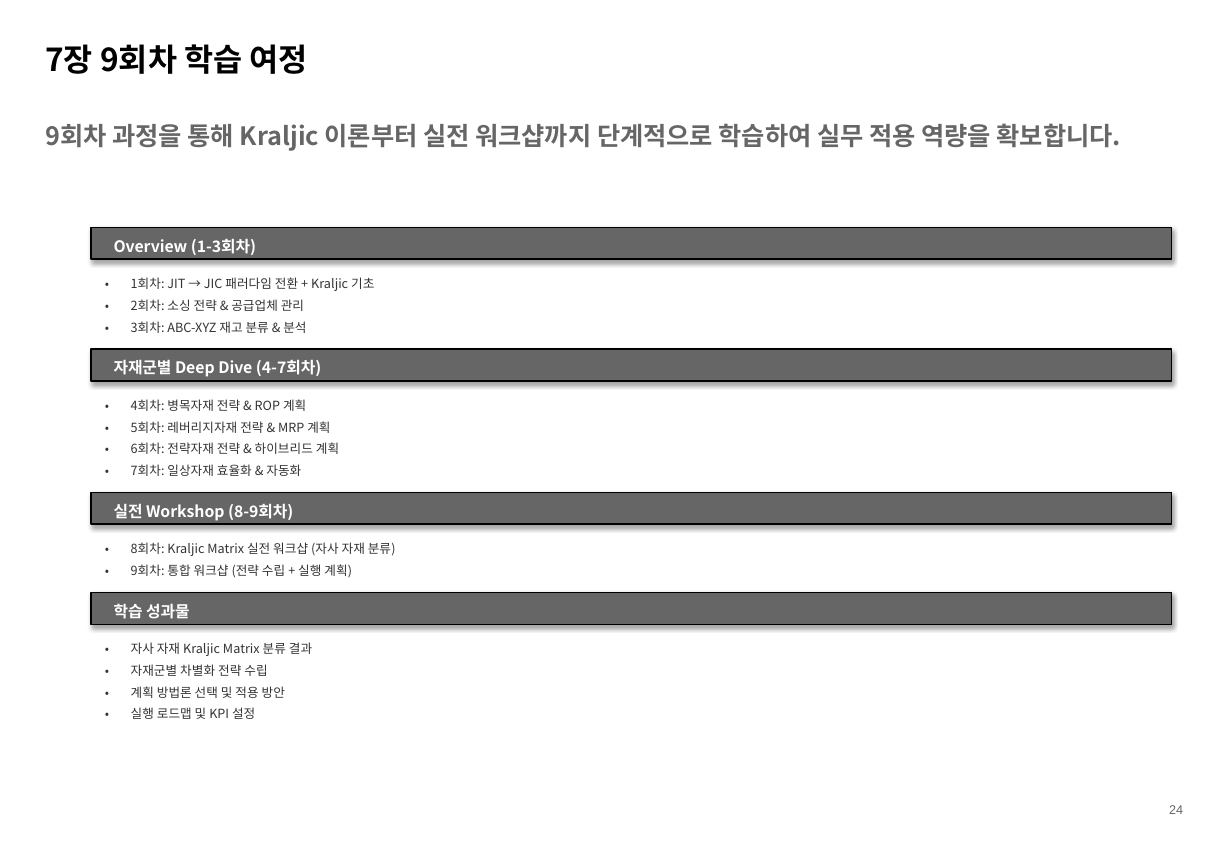
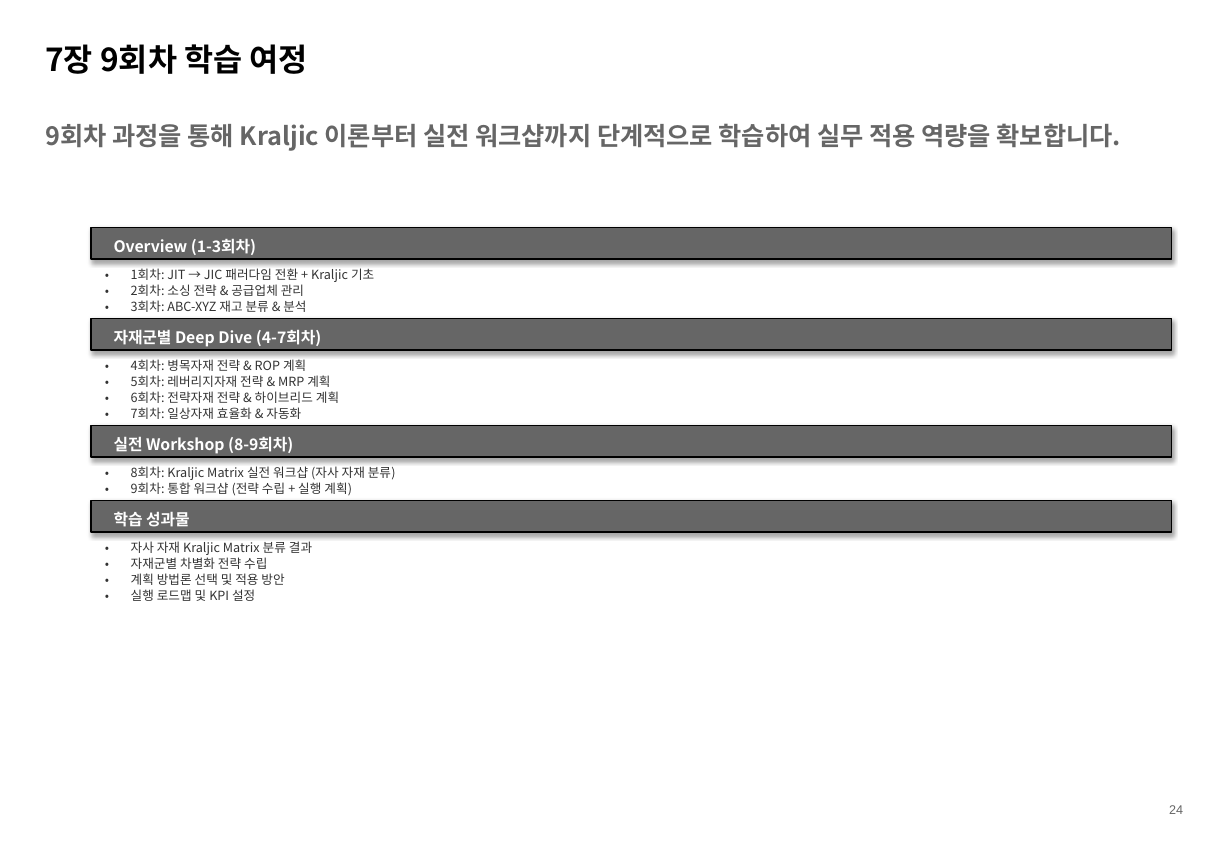
Before and after one commit to TurtleLEE-teacher/Kraljic_Course, a slide deck: slide 24 of PPTX_RESULT/Part1_Session1_StrategicInventory.pptx. Drawn at 1232x853 pixels with LibreOffice and Linux fonts; fonts in the diff are those of the drawing. Boxes give left, top, right and bottom in pixels: in the first picture for what was removed or moved away, otherwise in the second. Text is boxed around its words. In the diff, an @@ line names an element or a change of style, - is before the commit and + after.

```diff
--- a/PPTX_RESULT/Part1_Session1_StrategicInventory.pptx
+++ b/PPTX_RESULT/Part1_Session1_StrategicInventory.pptx
@@ text "•": place and size @@
-text "•" at box(102, 271, 116, 289)
+text "•" at box(102, 262, 116, 278)
@@ text "1회차: JIT → JIC 패러다임 ...": place and size @@
-text "1회차: JIT → JIC 패러다임 ..." at box(131, 277, 374, 291)
+text "1회차: JIT → JIC 패러다임 ..." at box(131, 268, 374, 282)
@@ text "•": place and size @@
-text "•" at box(102, 314, 116, 332)
+text "•" at box(102, 293, 116, 309)
@@ text "•" rewrapped from box(102, 292, 116, 311) to box(102, 278, 116, 293) @@
@@ text "2회차: 소싱 전략 & 공급업체 ...": place and size @@
-text "2회차: 소싱 전략 & 공급업체 ..." at box(131, 299, 304, 311)
+text "2회차: 소싱 전략 & 공급업체 ..." at box(131, 284, 304, 296)
@@ text "3회차: ABC-XYZ 재고 분류 & ...": place and size @@
-text "3회차: ABC-XYZ 재고 분류 & ..." at box(131, 321, 306, 333)
+text "3회차: ABC-XYZ 재고 분류 & ..." at box(131, 300, 306, 312)
@@ rectangle: place and size @@
-rectangle at box(91, 349, 1172, 381)
+rectangle at box(91, 319, 1172, 350)
@@ text "자재군별 Deep Dive (4-7회차)": place and size @@
-text "자재군별 Deep Dive (4-7회차)" at box(114, 360, 321, 377)
+text "자재군별 Deep Dive (4-7회차)" at box(114, 330, 321, 347)
@@ text "•": place and size @@
-text "•" at box(102, 392, 116, 411)
+text "•" at box(102, 353, 116, 369)
@@ text "4회차: 병목자재 전략 & ROP ...": place and size @@
-text "4회차: 병목자재 전략 & ROP ..." at box(131, 399, 306, 411)
+text "4회차: 병목자재 전략 & ROP ..." at box(131, 359, 306, 371)
@@ text "•": place and size @@
-text "•" at box(102, 414, 116, 432)
+text "•" at box(102, 369, 116, 385)
@@ text "•": place and size @@
-text "•" at box(102, 436, 116, 454)
+text "•" at box(102, 385, 116, 400)
@@ text "5회차: 레버리지자재 전략 & MRP ...": place and size @@
-text "5회차: 레버리지자재 전략 & MRP ..." at box(131, 421, 330, 433)
+text "5회차: 레버리지자재 전략 & MRP ..." at box(131, 375, 330, 387)
@@ text "6회차: 전략자재 전략 & 하이브리드 ...": place and size @@
-text "6회차: 전략자재 전략 & 하이브리드 ..." at box(131, 442, 339, 454)
+text "6회차: 전략자재 전략 & 하이브리드 ..." at box(131, 391, 339, 403)
@@ text "•": place and size @@
-text "•" at box(102, 457, 116, 476)
+text "•" at box(102, 400, 116, 416)
@@ text "7회차: 일상자재 효율화 & 자동화": place and size @@
-text "7회차: 일상자재 효율화 & 자동화" at box(131, 464, 301, 476)
+text "7회차: 일상자재 효율화 & 자동화" at box(131, 407, 301, 419)
@@ rectangle: place and size @@
-rectangle at box(91, 493, 1172, 524)
+rectangle at box(91, 425, 1172, 457)
@@ text "실전 Workshop (8-9회차)": place and size @@
-text "실전 Workshop (8-9회차)" at box(114, 504, 293, 521)
+text "실전 Workshop (8-9회차)" at box(114, 437, 293, 454)
@@ text "•": place and size @@
-text "•" at box(102, 536, 116, 554)
+text "•" at box(102, 460, 116, 476)
@@ text "•" rewrapped from box(102, 557, 116, 576) to box(102, 476, 116, 491) @@
@@ text "8회차: Kraljic Matrix 실전 워크샵 ...": place and size @@
-text "8회차: Kraljic Matrix 실전 워크샵 ..." at box(131, 542, 396, 556)
+text "8회차: Kraljic Matrix 실전 워크샵 ..." at box(131, 466, 396, 480)
@@ text "9회차: 통합 워크샵 (전략 수립 ...": place and size @@
-text "9회차: 통합 워크샵 (전략 수립 ..." at box(131, 564, 352, 578)
+text "9회차: 통합 워크샵 (전략 수립 ..." at box(131, 482, 352, 496)
@@ rectangle: place and size @@
-rectangle at box(91, 593, 1172, 625)
+rectangle at box(91, 501, 1172, 532)
@@ text "학습 성과물": place and size @@
-text "학습 성과물" at box(114, 603, 190, 619)
+text "학습 성과물" at box(114, 511, 190, 527)
@@ text "•": place and size @@
-text "•" at box(102, 636, 116, 654)
+text "•" at box(102, 535, 116, 551)
@@ text "자사 자재 Kraljic Matrix 분류 ...": place and size @@
-text "자사 자재 Kraljic Matrix 분류 ..." at box(131, 642, 312, 656)
+text "자사 자재 Kraljic Matrix 분류 ..." at box(131, 541, 312, 555)
@@ text "•": place and size @@
-text "•" at box(102, 658, 116, 676)
+text "•" at box(102, 551, 116, 567)
@@ text "•": place and size @@
-text "•" at box(102, 679, 116, 697)
+text "•" at box(102, 567, 116, 582)
@@ text "자재군별 차별화 전략 수립": place and size @@
-text "자재군별 차별화 전략 수립" at box(131, 664, 267, 676)
+text "자재군별 차별화 전략 수립" at box(131, 557, 267, 569)
@@ text "계획 방법론 선택 및 적용 ...": place and size @@
-text "계획 방법론 선택 및 적용 ..." at box(131, 686, 285, 698)
+text "계획 방법론 선택 및 적용 ..." at box(131, 573, 284, 585)
@@ text "•": place and size @@
-text "•" at box(102, 701, 116, 719)
+text "•" at box(102, 582, 116, 598)
@@ text "실행 로드맵 및 KPI 설정": place and size @@
-text "실행 로드맵 및 KPI 설정" at box(131, 707, 255, 719)
+text "실행 로드맵 및 KPI 설정" at box(131, 589, 255, 601)
```
Also in this commit, not shown: 12 other slides changed, 1 other file.
